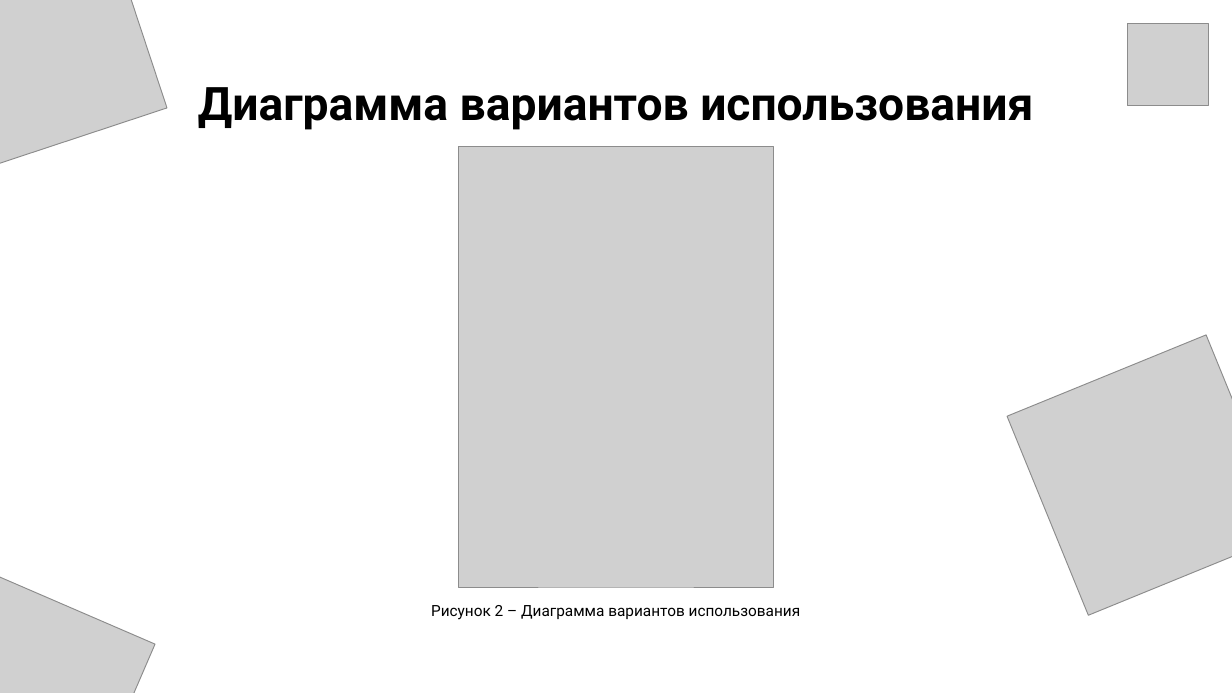
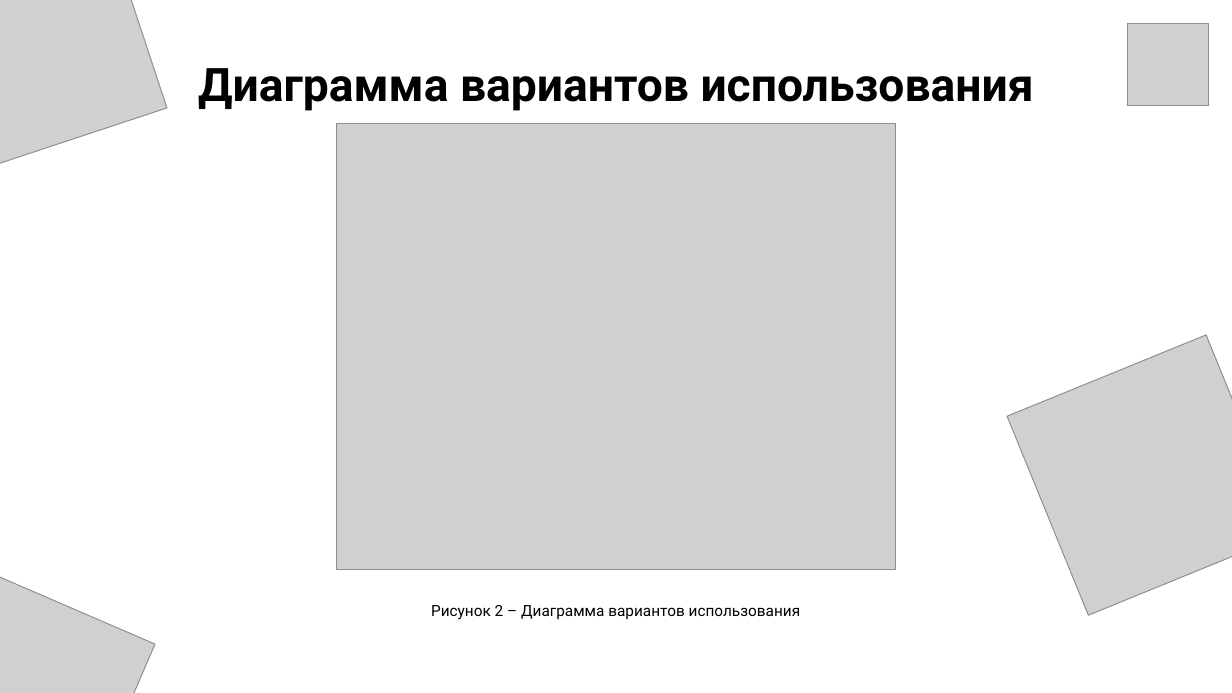
Before and after one commit to KaratiNOZ/diplom4ik, a slide deck: slide 5 of ПРЕЗЕНТАЦИЯ.pptx. Drawn at 1232x693 pixels with LibreOffice and Linux fonts; fonts in the diff are those of the drawing; grey boxes stand for pictures. Boxes give left, top, right and bottom in pixels: in the first picture for what was removed or moved away, otherwise in the second. Text is boxed around its words. In the diff, an @@ line names an element or a change of style, - is before the commit and + after.

```diff
--- a/ПРЕЗЕНТАЦИЯ.pptx
+++ b/ПРЕЗЕНТАЦИЯ.pptx
@@ title "Диаграмма вариантов использования": place and size @@
-title "Диаграмма вариантов использования" at <box>198,87,1033,130</box>
+title "Диаграмма вариантов использования" at <box>198,68,1034,111</box>
@@ picture: place and size @@
-picture at <box>458,146,774,587</box>
+picture at <box>336,123,896,569</box>
```
Also in this commit, not shown: 8 other slides changed, 13 other files.
